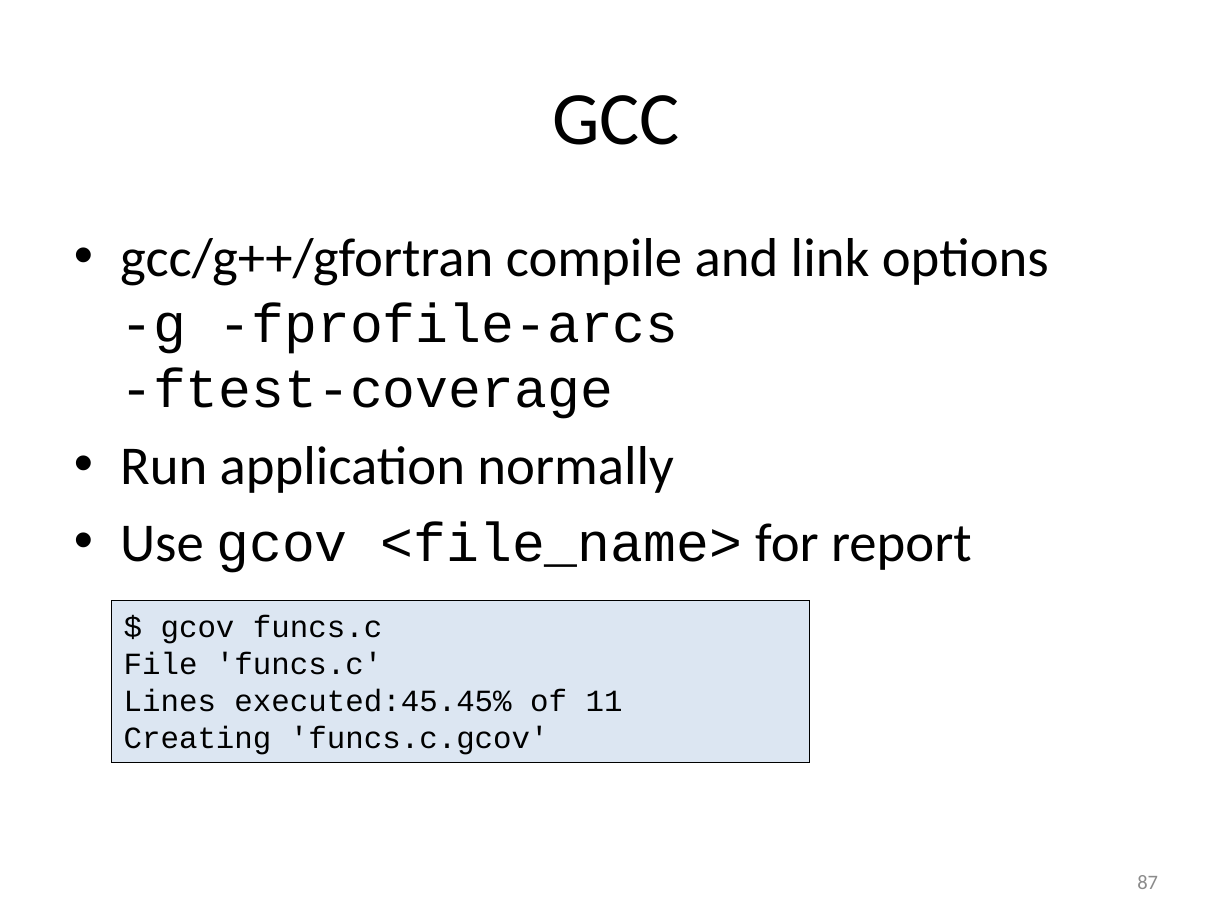
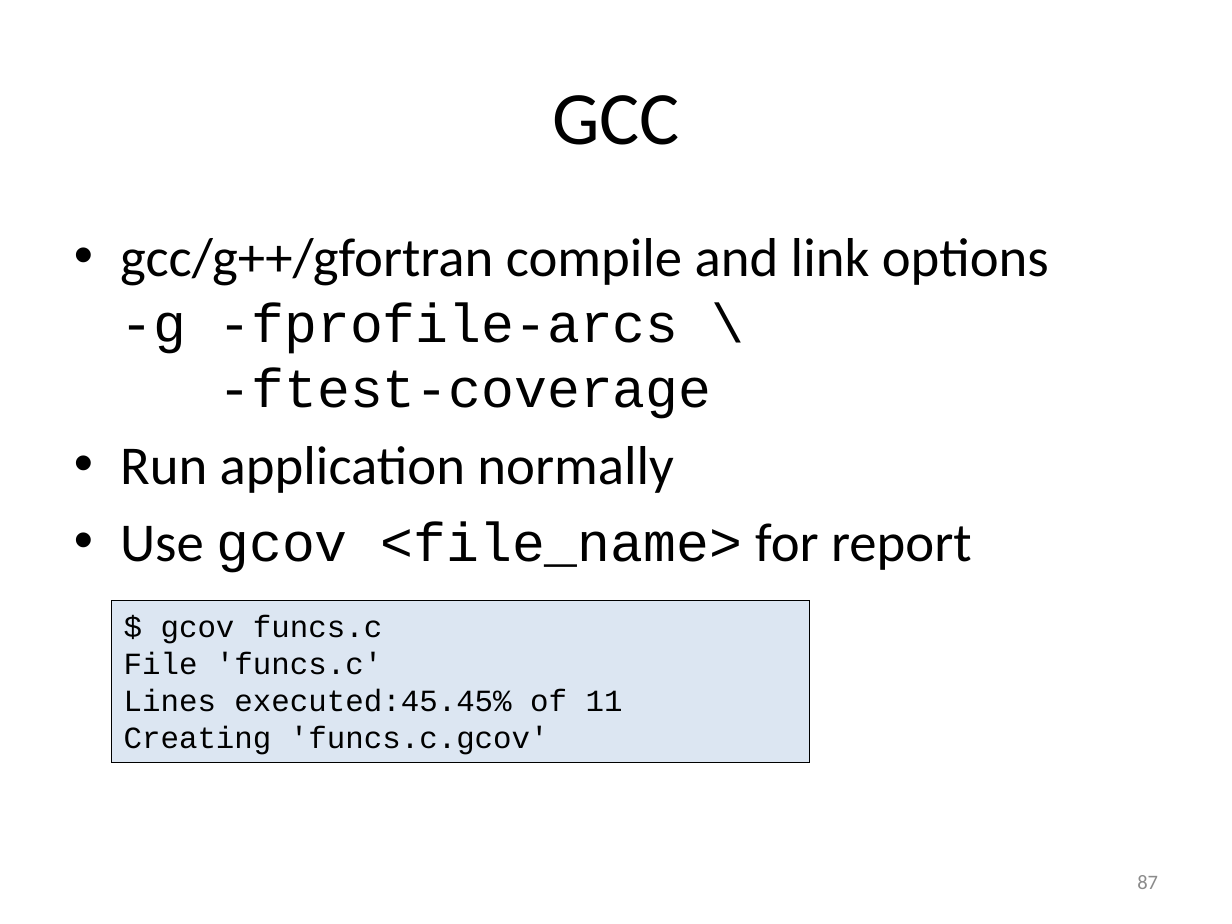
Before and after one commit to gjbex/training-material, a slide deck: slide 87 of Debugging/debugging.pptx. Drawn at 1232x924 pixels with LibreOffice and Linux fonts; fonts in the diff are those of the drawing. Boxes give left, top, right and bottom in pixels: in the first picture for what was removed or moved away, otherwise in the second. Text is boxed around its words. In the diff, an @@ line names an element or a change of style, - is before the commit and + after.

Commit message:
Fix typos

```diff
--- a/Debugging/debugging.pptx
+++ b/Debugging/debugging.pptx
@@ text at [120,238,1049,419]: text changed @@
-• gcc/g++/gfortran compile and link options
-  -g -fprofile-arcs
-  -ftest-coverage
+• gcc/g++/gfortran compile and link options
+  -g -fprofile-arcs \
+  -ftest-coverage
```
Also in this commit, not shown: 2 other slides changed.
